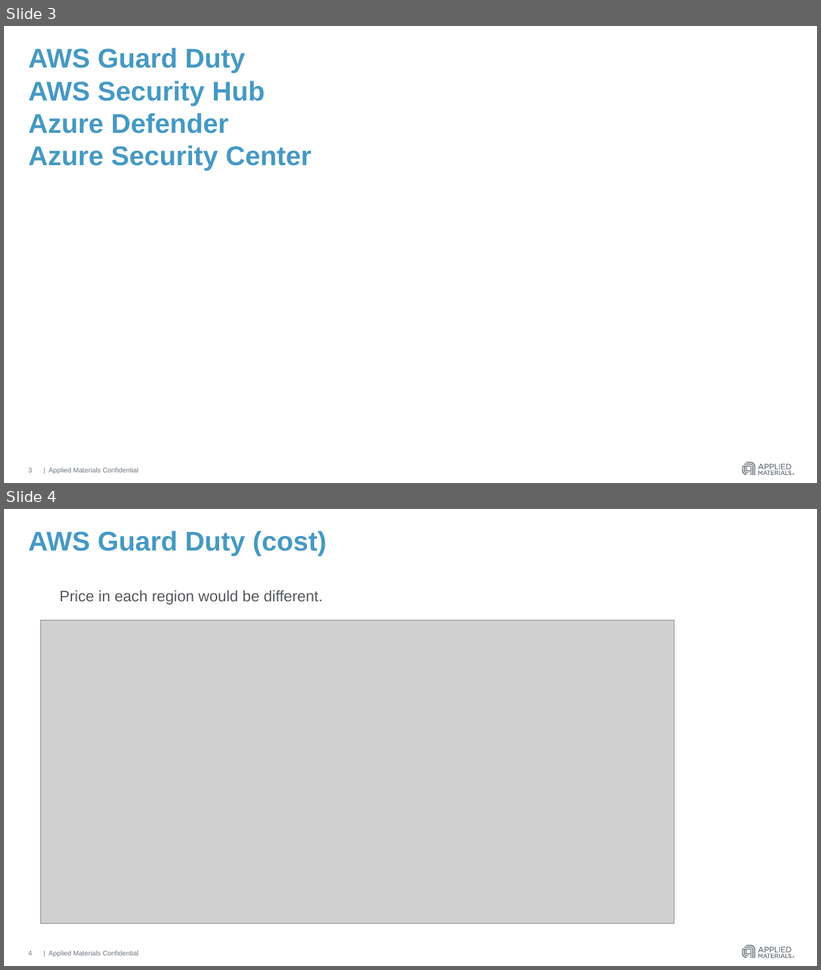
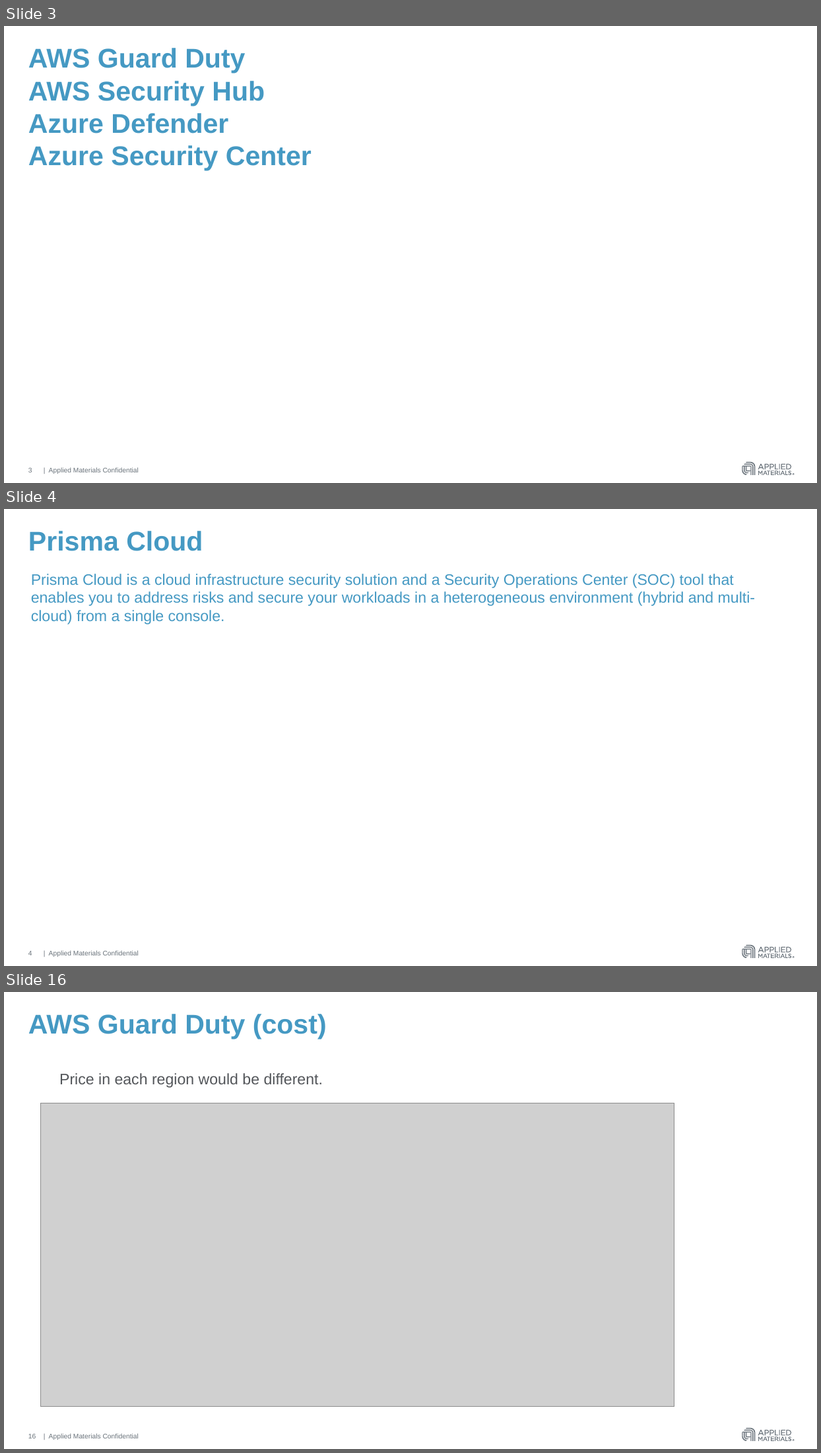
Before and after one commit to hmahajanHM/mytestrepo, a slide deck: AWS Guard Duty & Azure Security Center.pptx. Shown one above the other, each under a label of ours: slides 3 and 4 before the commit, slides 3, 4 and 16 after it; the slides between them are not shown. The pictures are 821x970 and 821x1453 pixels, drawn with LibreOffice and Linux fonts; fonts in the diff are those of the drawing; grey boxes stand for pictures. Boxes give left, top, right and bottom in pixels: in the first picture for what was removed or moved away, otherwise in the second. Text is boxed around its words. In the diff, an @@ line names an element or a change of style, - is before the commit and + after.

```diff
--- a/AWS Guard Duty & Azure Security Center.pptx
+++ b/AWS Guard Duty & Azure Security Center.pptx
@@ slide 4 added at (x1=4, y1=509, x2=817, y2=966), background #FFFFFF; not listed: 4 template elements that a slide beside it also shows @@
@@ title added at (x1=28, y1=531, x2=203, y2=551), 32 pt, text #4599C3, bold @@
+Prisma Cloud
@@ text added at (x1=31, y1=574, x2=755, y2=625), 18 pt, text #4599C3 @@
+Prisma Cloud is a cloud infrastructure security solution and a Security Operations Center (SOC) tool that enables you to address risks and secure your workloads in a heterogeneous environment (hybrid and multi-cloud) from a single console.
@@ page number added at (x1=28, y1=951, x2=32, y2=956), 8 pt, text #6A737B @@
+4
@@ what was slide 4 is now slide 16 @@
@@ page number at (x1=28, y1=1434, x2=36, y2=1439): text changed @@
-4
+16
```
Also in this commit, not shown: 1 slide changed, 12 other slides added.
